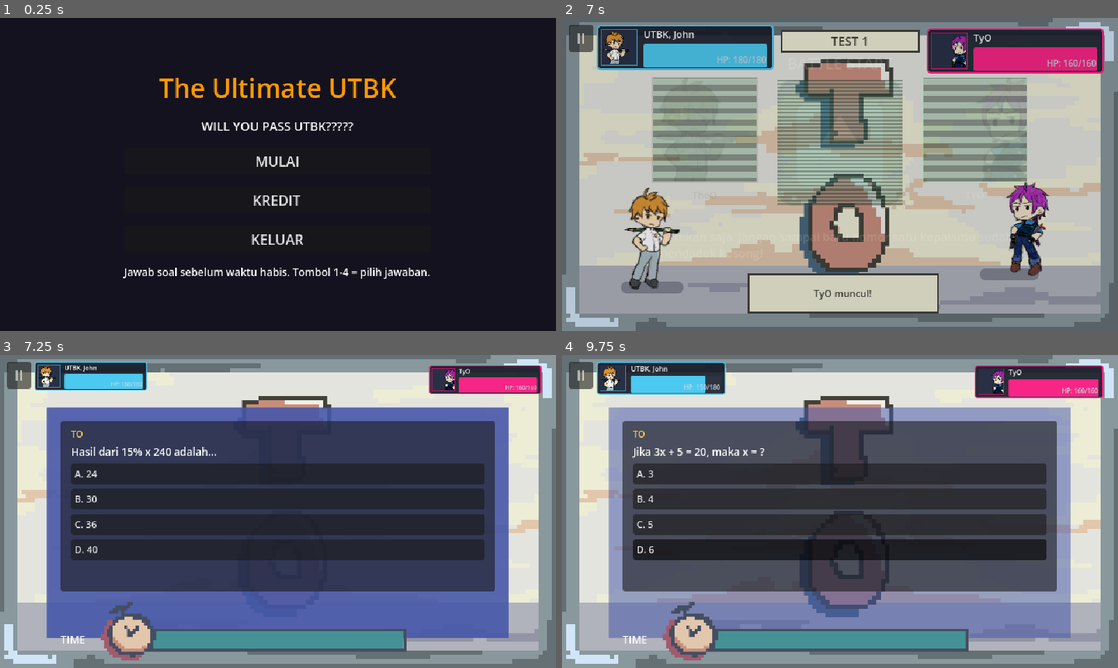
Above: before the commit, frames 1-4 (two rows, left to right).
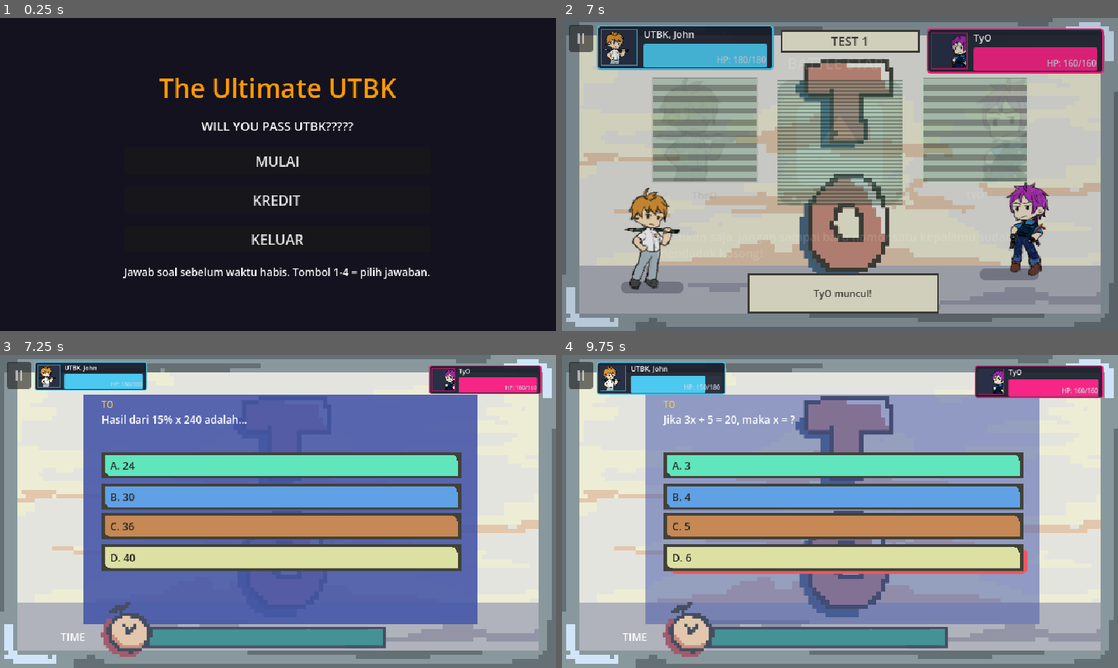
Above: after the commit, the same moments.

Repository: haikal0179/Hands-On-GIMAPP-Bytngjbbl
Game: Godot game, scene res://features/title/title.tscn
Same seed, same stepped clock (60 frames per second), same inputs: the game is played once before the commit and once after it.
Inputs (mouse positions are in pixels of both pictures, inside the frame that each line leads up to):
- Up to frame 1 (0.25 s): no input
- Up to frame 2 (7 s): click "MULAI" at 0.5 s; click "II" at 1.25 s; click "Lanjut" at 2 s; click "II" at 2.75 s; click "Lanjut" at 3.5 s; click "II" at 4.25 s; click "Lanjut" at 5 s; tap Enter (ui_accept) at 5.75, 6.02, 6.5, 6.77 s; move the mouse to (962, 158) at 5.77 s; tap Space at 5.85 s; click (962, 158) at 5.92 s; move the mouse to (728, 190) at 6.52 s; tap 1 at 6.6 s; click (728, 190) at 6.67 s
- Up to frame 3 (7.25 s): no input
- Up to frame 4 (9.75 s): click "A. 24" at 7.25 s; move the mouse to (895, 442) at 8.02 s; tap 4 at 8.1 s; click (895, 442) at 8.17 s; move the mouse to (812, 574) at 8.77 s; tap 2 at 8.85 s; click (812, 574) at 8.92 s; tap Enter (ui_accept) at 9.02 s; move the mouse to (1006, 558) at 9.52 s; tap Space at 9.6 s; click (1006, 558) at 9.67 s

Frames 1-2 are identical in both runs. In frame 3, 54% of the frame differs, in the area x 8-92%, y 12-98%; in frame 4, 52%.

Commit message:
feat: ui quiz

Diff:
--- a/features/battle/battle_ui.gd
+++ b/features/battle/battle_ui.gd
@@ -56,7 +56,7 @@
 }
 const QUIZ_BOARD_PATH := "res://assets/art/stages/Stage_background quiz.png"
 const QUIZ_BOARD_REGION := Rect2(191, 92, 909, 529)   # bagian PNG yang terisi (kanvas 1280x720)
-const QUIZ_BOARD_RECT := Rect2(54, 60, 532, 266)      # posisi & ukuran papan di layar 640x360
+const QUIZ_BOARD_RECT := Rect2(96, 46, 454, 264)      # posisi & ukuran papan di layar 640x360
 const QUIZ_BOARD_TINT := Color(0.55, 0.6, 0.85, 1.0)  # digelapkan sedikit biar teks putih kebaca
 
 # --- Namecard musuh ---
--- a/features/quiz/qte.gd
+++ b/features/quiz/qte.gd
@@ -8,7 +8,7 @@
 signal stopped(outcome: String)
 
 const SPEED := 0.9      # kecepatan penanda (lebar bar per detik)
-const WIDTH := 440.0
+const WIDTH := 400.0
 const GREEN := Vector2(0.42, 0.58)
 const ORANGE := Vector2(0.30, 0.70)
 
--- a/features/quiz/question_types/memory_puzzle.gd
+++ b/features/quiz/question_types/memory_puzzle.gd
@@ -1,6 +1,8 @@
 extends "res://features/quiz/question_types/question_type.gd"
 ## Jenis "match": puzzle kepingan memori. Klik 2 kepingan untuk menukar posisi sampai
 ## setiap kepingan berada di slot berwarna yang benar.
+## Tampilan: 3 kartu dari aset artist (assets/art/ui/quiz/) kalau jumlah slot = 3 dan PNG ada.
+## Selain itu otomatis memakai tampilan tombol biasa (_build_plain).
 
 const UIKit := preload("res://core/ui_kit.gd")
 
@@ -8,11 +10,28 @@
 	Color(0.85, 0.33, 0.31), Color(0.55, 0.76, 0.29), Color(0.31, 0.56, 0.91), Color(0.94, 0.75, 0.25),
 ]
 
-var _content: Container
+const ART_DIR := "res://assets/art/ui/quiz/"
+const ART_SCALE := 0.5                       # PNG kanvas 1280x720 -> layar 640x360
+const TEXT_COLOR := Color(0.17, 0.16, 0.14)
+const HOVER_FILES: Array = ["3Options_hover left.png", "3Options_hover middle.png", "3Options_hover right.png"]
+# Posisi kartu di PNG (kanvas 1280x720)
+const CARD_X: Array = [325.0, 555.0, 785.0]
+const CARD_Y := 203.0
+const CARD_W := 212.0
+const CARD_H := 305.0
+const HEADER_H := 62.0       # bagian atas kartu yang berwarna (nama slot)
+
+var _content: Control
 var _shards: Array = []
 var _order: Array = []       # _order[p] = index kepingan yang sekarang ada di slot p
 var _selected := -1
-var _buttons: Array = []
+var _hovered := -1
+var _buttons: Array = []     # mode tombol biasa: Button per slot
+var _cards: Array = []       # mode bergambar: Button (area klik) per slot
+var _texts: Array = []       # mode bergambar: Label isi kepingan per slot
+var _use_art := false
+var _idle_full: TextureRect
+var _hover_full: Array = []
 var _locked := false
 
 
@@ -34,10 +53,14 @@
 	return ""
 
 
-func build(content: Container, q: Dictionary, _opts: Dictionary) -> void:
+func build(content: Control, q: Dictionary, _opts: Dictionary) -> void:
 	_content = content
 	_buttons.clear()
+	_cards.clear()
+	_texts.clear()
+	_hover_full.clear()
 	_selected = -1
+	_hovered = -1
 	_locked = false
 	var slots: Array = q.get("slots", [])
 	_shards = q.get("shards", [])
@@ -47,9 +70,136 @@
 		while _is_solved():
 			_order.shuffle()
 
+	_use_art = slots.size() == 3 and _art_ready()
+	if _use_art:
+		_build_art(slots)
+	else:
+		_build_plain(slots)
+	_refresh()
+
+
+# ---------- tampilan bergambar ----------
+
+func _art_ready() -> bool:
+	if not ResourceLoader.exists(ART_DIR + "3Options_idle.png"):
+		return false
+	for f in HOVER_FILES:
+		if not ResourceLoader.exists(ART_DIR + str(f)):
+			return false
+	return true
+
+
+func _build_art(slots: Array) -> void:
+	# Lapisan gambar penuh (kanvas 1280x720 -> layar penuh). Hover = gambar idle diganti gambar hover.
+	_idle_full = _full_rect(load(ART_DIR + "3Options_idle.png") as Texture2D)
+	_content.add_child(_idle_full)
+	for f in HOVER_FILES:
+		var h := _full_rect(load(ART_DIR + str(f)) as Texture2D)
+		h.visible = false
+		_content.add_child(h)
+		_hover_full.append(h)
+
+	for p in 3:
+		var b := Button.new()
+		b.focus_mode = Control.FOCUS_NONE
+		b.mouse_default_cursor_shape = Control.CURSOR_POINTING_HAND
+		for state in ["normal", "hover", "pressed", "hover_pressed", "disabled", "focus"]:
+			b.add_theme_stylebox_override(state, StyleBoxEmpty.new())
+		b.position = _scaled(Vector2(float(CARD_X[p]), CARD_Y))
+		b.size = _scaled(Vector2(CARD_W, CARD_H))
+		b.pressed.connect(_on_shard.bind(p))
+		b.mouse_entered.connect(_set_hover.bind(p))
+		b.mouse_exited.connect(_set_hover.bind(-1))
+		_content.add_child(b)
+		_cards.append(b)
+
+		# Nama slot di bagian atas kartu (yang berwarna)
+		# Nama slot di bagian atas kartu (yang berwarna). Nama panjang dibungkus 2 baris.
+		# Nama slot di bagian atas kartu. Nama panjang dipecah 2 baris, dan kotaknya memotong sisa yang keluar.
+		var name_text := str(slots[p])
+		if name_text.length() > 12:
+			var mid := int(name_text.length() / 2)
+			var cut := name_text.rfind(" ", mid)
+			if cut == -1:
+				cut = name_text.find(" ", mid)
+			if cut != -1:
+				name_text = name_text.substr(0, cut) + "\n" + name_text.substr(cut + 1)
+
+		var head_box := Control.new()
+		head_box.position = Vector2(4, 4)
+		head_box.size = Vector2(b.size.x - 8.0, 26.0)
+		head_box.clip_contents = true
+		head_box.mouse_filter = Control.MOUSE_FILTER_IGNORE
+		b.add_child(head_box)
+
+		var head_center := CenterContainer.new()
+		head_center.mouse_filter = Control.MOUSE_FILTER_IGNORE
+		head_box.add_child(head_center)
+		head_center.set_anchors_and_offsets_preset(Control.PRESET_FULL_RECT)
+
+		var head := Label.new()
+		head.text = name_text
+		head.horizontal_alignment = HORIZONTAL_ALIGNMENT_CENTER
+		head.add_theme_font_size_override("font_size", 8)
+		head.add_theme_color_override("font_color", TEXT_COLOR)
+		head.mouse_filter = Control.MOUSE_FILTER_IGNORE
+		head_center.add_child(head)
+
+		# Isi kepingan di badan kartu
+		var body := Label.new()
+		var top := roundf(HEADER_H * ART_SCALE) + 4.0
+		body.position = Vector2(7, top)
+		body.size = Vector2(b.size.x - 14.0, b.size.y - top - 8.0)
+		body.horizontal_alignment = HORIZONTAL_ALIGNMENT_CENTER
+		body.vertical_alignment = VERTICAL_ALIGNMENT_CENTER
+		body.autowrap_mode = TextServer.AUTOWRAP_WORD_SMART
+		body.clip_text = true
+		body.add_theme_font_size_override("font_size", 10)
+		body.add_theme_color_override("font_color", TEXT_COLOR)
+		body.mouse_filter = Control.MOUSE_FILTER_IGNORE
+		b.add_child(body)
+		_texts.append(body)
+
+
+func _full_rect(tex: Texture2D) -> TextureRect:
+	var r := TextureRect.new()
+	r.texture = tex
+	r.texture_filter = CanvasItem.TEXTURE_FILTER_NEAREST   # pixel-art: jangan di-blur
+	r.expand_mode = TextureRect.EXPAND_IGNORE_SIZE
+	r.stretch_mode = TextureRect.STRETCH_SCALE
+	r.position = Vector2.ZERO
+	r.size = Vector2(640, 360)
+	r.mouse_filter = Control.MOUSE_FILTER_IGNORE
+	return r
+
+
+func _scaled(v: Vector2) -> Vector2:
+	return Vector2(roundf(v.x * ART_SCALE), roundf(v.y * ART_SCALE))
+
+
+func _set_hover(p: int) -> void:
+	_hovered = p
+	_update_art_state()
+
+
+## Gambar hover dipakai untuk kartu yang sedang di-hover; kalau tidak ada, untuk kartu yang dipilih.
+func _update_art_state() -> void:
+	if not _use_art or _locked:
+		return
+	var shown := _hovered if _hovered != -1 else _selected
+	_idle_full.visible = shown == -1
+	for p in _hover_full.size():
+		_hover_full[p].visible = (p == shown)
+
+
+# ---------- cadangan: tombol biasa (kalau PNG belum ada / slot bukan 3) ----------
+
+func _build_plain(slots: Array) -> void:
 	var row := HBoxContainer.new()
+	row.position = Vector2(117, 108)
+	row.size = Vector2(412, 130)
 	row.add_theme_constant_override("separation", 8)
-	content.add_child(row)
+	_content.add_child(row)
 	for p in slots.size():
 		var col := VBoxContainer.new()
 		col.add_theme_constant_override("separation", 3)
@@ -71,10 +221,14 @@
 		b.pressed.connect(_on_shard.bind(p))
 		col.add_child(b)
 		_buttons.append(b)
-	_refresh()
 
 
 func _refresh() -> void:
+	if _use_art:
+		for p in _texts.size():
+			(_texts[p] as Label).text = str(_shards[_order[p]]["text"])
+		_update_art_state()
+		return
 	for p in _buttons.size():
 		var b: Button = _buttons[p]
 		b.text = str(_shards[_order[p]]["text"])
@@ -104,7 +258,13 @@
 	if _is_solved():
 		_locked = true
 		timer_stopped.emit()   # hentikan timer selagi menampilkan "benar"
-		for b in _buttons:
-			b.modulate = Color(0.6, 1.0, 0.6)
+		if _use_art:
+			_idle_full.visible = true
+			for h in _hover_full:
+				h.visible = false
+			_idle_full.modulate = Color(0.7, 1.0, 0.7)
+		else:
+			for b in _buttons:
+				b.modulate = Color(0.6, 1.0, 0.6)
 		await _content.get_tree().create_timer(0.5, false).timeout
 		resolved.emit("correct")
--- a/features/quiz/question_types/multiple_choice.gd
+++ b/features/quiz/question_types/multiple_choice.gd
@@ -1,8 +1,25 @@
 extends "res://features/quiz/question_types/question_type.gd"
 ## Jenis "quiz": pilihan ganda (boleh dengan gambar, lihat field "image" di panel).
 ## Tombol keyboard 1-4 memilih jawaban.
+## Tampilan: bar A/B/C/D dari aset artist (assets/art/ui/quiz/). Kalau PNG-nya tidak ada,
+## otomatis memakai tombol biasa (_build_plain).
 
 const UIKit := preload("res://core/ui_kit.gd")
+
+const ART_DIR := "res://assets/art/ui/quiz/"
+const ART_SCALE := 0.5                       # PNG kanvas 1280x720 -> layar 640x360
+const TEXT_COLOR := Color(0.17, 0.16, 0.14)  # teks gelap di atas bar berwarna cerah
+
+# Posisi tiap bar di PNG (kanvas 1280x720). Urutan: y atas bar, y bawah bar, y bawah bayangan hover.
+const BAR_X := 233.0         # x kiri semua bar
+const BAR_W := 829.0         # lebar bar
+const REGION_W := 842.0      # bar + bayangan merah di kanan (area yang dipotong dari PNG)
+const BARS: Array = [
+	[224.0, 284.0, 293.0],
+	[296.0, 357.0, 361.0],
+	[363.0, 423.0, 430.0],
+	[436.0, 496.0, 502.0],
+]
 
 var _answer := 0
 var _buttons := {}   # index opsi -> Button
@@ -18,7 +35,7 @@
 	return ""
 
 
-func build(content: Container, q: Dictionary, opts: Dictionary) -> void:
+func build(content: Control, q: Dictionary, opts: Dictionary) -> void:
 	_buttons.clear()
 	var options: Array = q.get("options", [])
 	_answer = int(q.get("answer", 0))
@@ -29,6 +46,101 @@
 	var removed := -1
 	if opts.get("remove_wrong", false) and wrong.size() > 1:   # Seems About Right
 		removed = wrong[randi() % wrong.size()]
+
+	if _art_ready(options.size()):
+		_build_art(content, options, removed)
+	else:
+		_build_plain(content, options, removed)
+
+
+# ---------- tampilan bergambar ----------
+
+func _art_ready(n: int) -> bool:
+	if n > BARS.size():
+		return false
+	if not ResourceLoader.exists(ART_DIR + "Multiplechoice_idle.png"):
+		return false
+	for i in n:
+		if not ResourceLoader.exists(ART_DIR + "Multiplechoice_hover %d.png" % (i + 1)):
+			return false
+	return true
+
+
+func _build_art(content: Control, options: Array, removed: int) -> void:
+	var idle_tex := load(ART_DIR + "Multiplechoice_idle.png") as Texture2D
+	for i in options.size():
+		if i == removed:
+			continue   # slotnya dibiarkan kosong (posisi bar lain tidak bergeser)
+		var hover_tex := load(ART_DIR + "Multiplechoice_hover %d.png" % (i + 1)) as Texture2D
+		var bar := _make_bar(i, str(options[i]), idle_tex, hover_tex)
+		content.add_child(bar)
+		_buttons[i] = bar
+
+
+func _make_bar(i: int, text: String, idle_tex: Texture2D, hover_tex: Texture2D) -> Button:
+	var y0: float = BARS[i][0]
+	var y1: float = BARS[i][1]
+	var y_shadow: float = BARS[i][2]
+	var region := Rect2(BAR_X, y0, REGION_W, y_shadow - y0 + 1.0)   # bar + bayangan, tidak menyentuh bar lain
+
+	# Tombol transparan = area klik seukuran bar
+	var b := Button.new()
+	b.focus_mode = Control.FOCUS_NONE
+	b.mouse_default_cursor_shape = Control.CURSOR_POINTING_HAND
+	for state in ["normal", "hover", "pressed", "hover_pressed", "disabled", "focus"]:
+		b.add_theme_stylebox_override(state, StyleBoxEmpty.new())
+	b.position = _scaled(Vector2(BAR_X, y0))
+	b.size = _scaled(Vector2(BAR_W, y1 - y0 + 1.0))
+
+	var idle_rect := _atlas_rect(idle_tex, region)
+	var hover_rect := _atlas_rect(hover_tex, region)
+	hover_rect.visible = false
+	b.add_child(idle_rect)
+	b.add_child(hover_rect)
+
+	var label := Label.new()
+	label.text = "%s. %s" % [char(65 + i), text]
+	label.position = Vector2(10, 0)
+	label.size = Vector2(b.size.x - 20.0, b.size.y)
+	label.vertical_alignment = VERTICAL_ALIGNMENT_CENTER
+	label.clip_text = true
+	label.add_theme_font_size_override("font_size", 12)
+	label.add_theme_color_override("font_color", TEXT_COLOR)
+	label.mouse_filter = Control.MOUSE_FILTER_IGNORE
+	b.add_child(label)
+
+	b.mouse_entered.connect(func() -> void: hover_rect.visible = true)
+	b.mouse_exited.connect(func() -> void: hover_rect.visible = false)
+	b.pressed.connect(_on_option.bind(i))
+	return b
+
+
+func _atlas_rect(tex: Texture2D, region: Rect2) -> TextureRect:
+	var atlas := AtlasTexture.new()
+	atlas.atlas = tex
+	atlas.region = region
+	var r := TextureRect.new()
+	r.texture = atlas
+	r.texture_filter = CanvasItem.TEXTURE_FILTER_NEAREST   # pixel-art: jangan di-blur
+	r.expand_mode = TextureRect.EXPAND_IGNORE_SIZE
+	r.stretch_mode = TextureRect.STRETCH_SCALE
+	r.size = _scaled(region.size)
+	r.mouse_filter = Control.MOUSE_FILTER_IGNORE
+	return r
+
+
+func _scaled(v: Vector2) -> Vector2:
+	return Vector2(roundf(v.x * ART_SCALE), roundf(v.y * ART_SCALE))
+
+
+# ---------- cadangan: tombol biasa (kalau PNG belum ada) ----------
+
+func _build_plain(content: Control, options: Array, removed: int) -> void:
+	var box := VBoxContainer.new()
+	box.position = Vector2(117, 112)
+	box.size = Vector2(412, 130)
+	box.add_theme_constant_override("separation", 4)
+	content.add_child(box)
 	for i in options.size():
 		if i == removed:
 			continue
@@ -36,7 +148,7 @@
 		b.alignment = HORIZONTAL_ALIGNMENT_LEFT
 		b.custom_minimum_size = Vector2(0, 24)
 		b.pressed.connect(_on_option.bind(i))
-		content.add_child(b)
+		box.add_child(b)
 		_buttons[i] = b
 
 
--- a/features/quiz/question_types/question_type.gd
+++ b/features/quiz/question_types/question_type.gd
@@ -15,9 +15,10 @@
 	return ""
 
 
-## Bangun tampilan soal ke dalam `content` (VBoxContainer milik panel).
+## Bangun tampilan soal ke dalam `content` (Control kosong seukuran layar 640x360 milik panel;
+## taruh node dengan posisi absolut, atau buat container sendiri di dalamnya).
 ## opts = opsi dari upgrade (mis. opts["remove_wrong"], opts["stunned"]).
-func build(_content: Container, _q: Dictionary, _opts: Dictionary) -> void:
+func build(_content: Control, _q: Dictionary, _opts: Dictionary) -> void:
 	pass
 
 
--- a/features/quiz/quiz_panel.gd
+++ b/features/quiz/quiz_panel.gd
@@ -6,9 +6,16 @@
 
 const TIMER_FRAME_PATH := "res://assets/art/ui/timer/Timer_bar.png"
 const TIMER_FILL_PATH := "res://assets/art/ui/timer/Timer_filling.png"
-const TIMER_SCALE := 0.45
+const TIMER_SCALE := 0.42
 const TIMER_POS := Vector2(116,284)
 const TIMER_LABEL_X := 70.0
+
+# Area teks di papan soal (layar 640x360). Papan digambar battle_ui: x 96-550, y 46-310.
+# Bar jawaban dari artist mulai di y=112, jadi teks soal harus muat di y 50-110.
+const TEXT_X := 117.0
+const TEXT_W := 412.0
+const ACTIONS_POS := Vector2(130, 261)   # tombol upgrade (skip, tebak) di bawah bar jawaban
+const ACTIONS_MAX_W := 320.0             # jangan sampai menabrak namecard musuh di kanan-bawah
 
 signal answered(result: String)
 
@@ -21,8 +28,8 @@
 var handler = null
 var qte = null
 
-var panel: Panel
-var content: VBoxContainer
+var header: VBoxContainer   # tag subtes + teks soal
+var body: Control           # tempat bar jawaban / kartu / QTE / tombol aksi (posisi absolut, seukuran layar)
 var time_bar: Range
 
 
@@ -30,16 +37,19 @@
 	set_anchors_and_offsets_preset(Control.PRESET_FULL_RECT)
 	mouse_filter = Control.MOUSE_FILTER_IGNORE
 
-	panel = Panel.new()
-	panel.position = Vector2(70, 76)
-	panel.size = Vector2(500, 196)
-	add_child(panel)
-
-	content = VBoxContainer.new()
-	content.position = Vector2(12, 8)
-	content.size = Vector2(476, 180)
-	content.add_theme_constant_override("separation", 5)
-	panel.add_child(content)
+	# Papannya sendiri digambar battle_ui (quiz_board). Di sini hanya isinya.
+	header = VBoxContainer.new()
+	header.position = Vector2(TEXT_X, 50)
+	header.size = Vector2(TEXT_W, 60)
+	header.add_theme_constant_override("separation", 2)
+	header.mouse_filter = Control.MOUSE_FILTER_IGNORE
+	add_child(header)
+
+	body = Control.new()
+	body.position = Vector2.ZERO
+	body.size = Vector2(640, 360)
+	body.mouse_filter = Control.MOUSE_FILTER_IGNORE
+	add_child(body)
 
 	_build_timer_bar()
 
@@ -139,21 +149,20 @@
 	running = true
 	qte = null
 	handler = null
-	for c in content.get_children():
-		c.queue_free()
+	_clear_ui()
 
 	var tag := str(q.get("tag", ""))
 	if opts.get("stunned", false):
 		tag += "   [STUN: waktu separuh]"
 	var tag_label := UIKit.make_label(tag, 10, Color(1, 0.8, 0.3))
 	tag_label.horizontal_alignment = HORIZONTAL_ALIGNMENT_LEFT
-	content.add_child(tag_label)
-
-	var ql := UIKit.make_label(str(q.get("question", "")), 12, Color.WHITE, 470.0)
+	header.add_child(tag_label)
+
+	# Kalau soal punya gambar, gambarnya di kanan-atas papan dan teks soal dipersempit
+	var has_image := _add_image()
+	var ql := UIKit.make_label(str(q.get("question", "")), 12, Color.WHITE, TEXT_W - (76.0 if has_image else 0.0))
 	ql.horizontal_alignment = HORIZONTAL_ALIGNMENT_LEFT
-	content.add_child(ql)
-
-	_add_image()
+	header.add_child(ql)
 
 	handler = QuestionTypes.create(str(q.get("type", "quiz")))
 	if handler == null:
@@ -162,20 +171,30 @@
 		return
 	handler.resolved.connect(_on_handler_resolved)
 	handler.timer_stopped.connect(func() -> void: running = false)
-	handler.build(content, q, opts)
+	handler.build(body, q, opts)
 	_build_actions()
 
 
-func _add_image() -> void:
+func _clear_ui() -> void:
+	for c in header.get_children():
+		c.queue_free()
+	for c in body.get_children():
+		c.queue_free()
+
+
+func _add_image() -> bool:
 	var path := str(q.get("image", ""))
 	if path == "" or not ResourceLoader.exists(path):
-		return
+		return false
 	var img := TextureRect.new()
 	img.texture = load(path)
-	img.custom_minimum_size = Vector2(0, 64)
+	img.position = Vector2(TEXT_X + TEXT_W - 68.0, 50)
+	img.size = Vector2(68, 56)
 	img.expand_mode = TextureRect.EXPAND_IGNORE_SIZE
 	img.stretch_mode = TextureRect.STRETCH_KEEP_ASPECT_CENTERED
-	content.add_child(img)
+	img.mouse_filter = Control.MOUSE_FILTER_IGNORE
+	body.add_child(img)
+	return true
 
 
 func _on_handler_resolved(outcome: String) -> void:
@@ -189,8 +208,10 @@
 	if actions.is_empty():
 		return
 	var row := HBoxContainer.new()
-	row.add_theme_constant_override("separation", 8)
-	content.add_child(row)
+	row.position = ACTIONS_POS
+	row.size = Vector2(ACTIONS_MAX_W, 22)
+	row.add_theme_constant_override("separation", 6)
+	body.add_child(row)
 	for a in actions:
 		var b := UIKit.make_button(str(a.get("label", "?")), 10)
 		b.pressed.connect(_on_action.bind(str(a.get("result", ""))))
@@ -207,11 +228,15 @@
 
 
 func _start_qte() -> void:
-	for c in content.get_children():
-		c.queue_free()
+	_clear_ui()
 	qte = Qte.new()
 	qte.stopped.connect(_on_qte_stopped)
-	qte.build(content)
+	var box := VBoxContainer.new()
+	box.position = Vector2(TEXT_X, 70)
+	box.size = Vector2(TEXT_W, 170)
+	box.add_theme_constant_override("separation", 6)
+	body.add_child(box)
+	qte.build(box)
 
 
 func _on_qte_stopped(outcome: String) -> void:
Binary file added: assets/art/ui/quiz/3Options_hover left.png
Not shown, added: assets/art/ui/quiz/3Options_hover left.png.import
Binary file added: assets/art/ui/quiz/3Options_hover middle.png
Not shown, added: assets/art/ui/quiz/3Options_hover middle.png.import
Binary file added: assets/art/ui/quiz/3Options_hover right.png
Not shown, added: assets/art/ui/quiz/3Options_hover right.png.import
Binary file added: assets/art/ui/quiz/3Options_idle.png
Not shown, added: assets/art/ui/quiz/3Options_idle.png.import
Binary file added: assets/art/ui/quiz/Multiplechoice_hover 1.png
Not shown, added: assets/art/ui/quiz/Multiplechoice_hover 1.png.import
Binary file added: assets/art/ui/quiz/Multiplechoice_hover 2.png
Not shown, added: assets/art/ui/quiz/Multiplechoice_hover 2.png.import
(and 6 more such lines)
